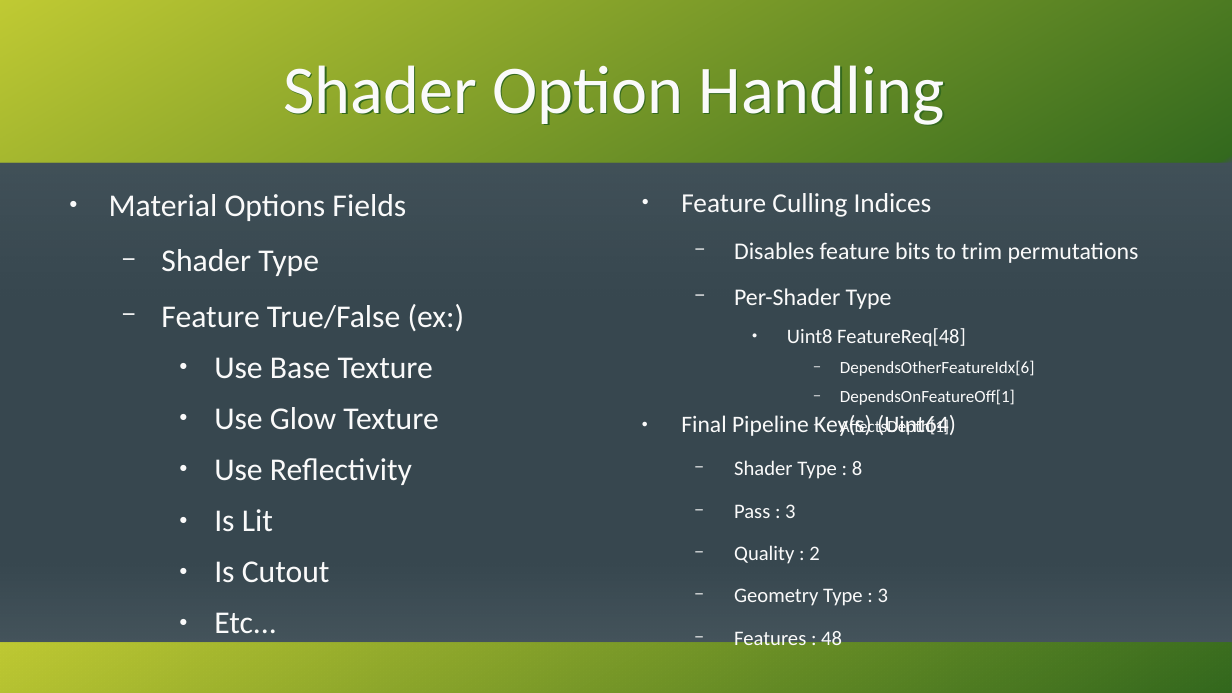
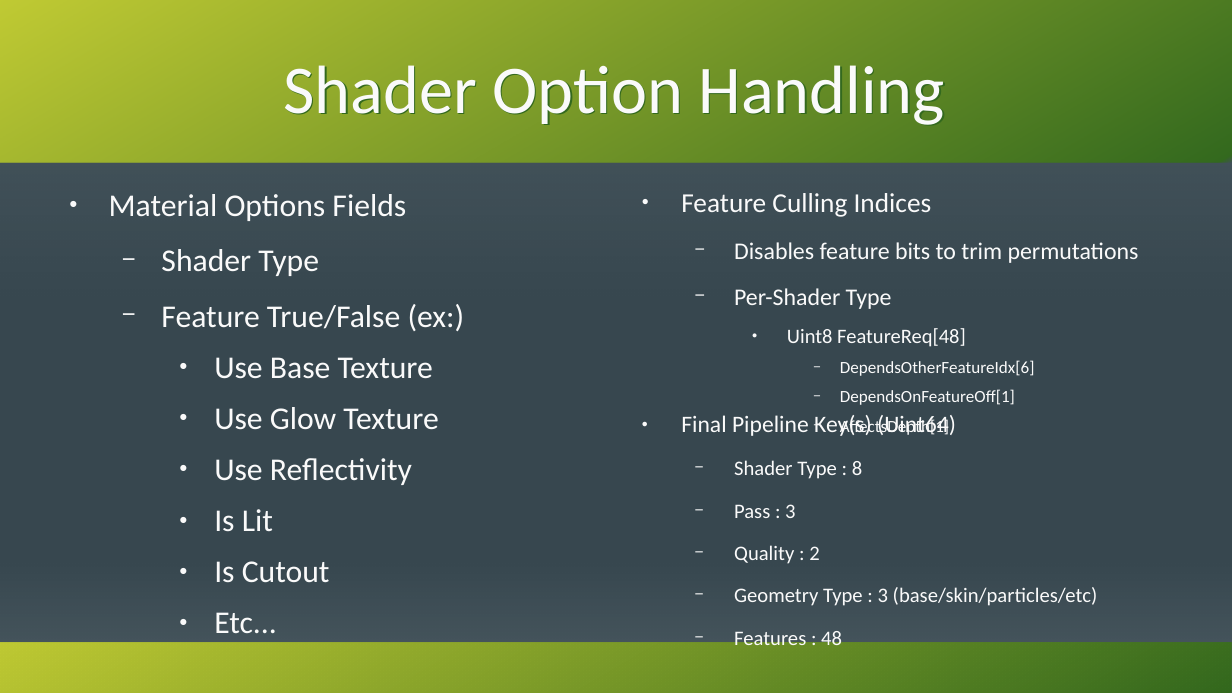
Before and after one commit to KenzieMac130/CitrusToolbox, a slide deck: slide 19 of docs/MovingToGpuDrivenRendering.odp. Drawn at 1232x693 pixels with LibreOffice and Linux fonts; fonts in the diff are those of the drawing. Boxes give left, top, right and bottom in pixels: in the first picture for what was removed or moved away, otherwise in the second. Text is boxed around its words. In the diff, an @@ line names an element or a change of style, - is before the commit and + after.

```diff
--- a/docs/MovingToGpuDrivenRendering.odp
+++ b/docs/MovingToGpuDrivenRendering.odp
@@ text at box(734, 587, 1098, 606): text changed @@
-  − Geometry Type : 3
+  − Geometry Type : 3 (base/skin/particles/etc)
```
